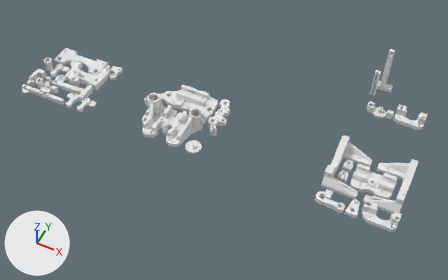
The Blender file blender/release/smartrap0.4.9_plates.blend: old version first, new version second.
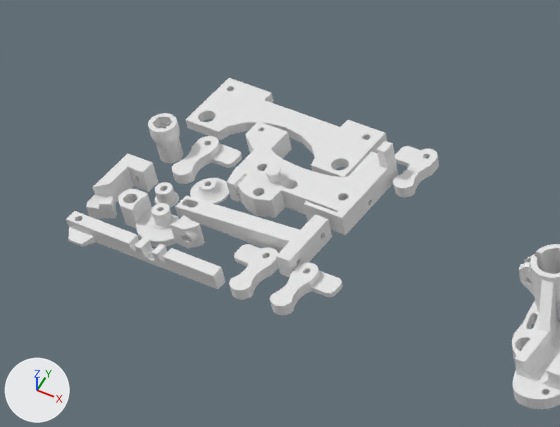
The first picture shows the older version from a camera (50 mm lens) standing at (419.0, -807.0, 662.0) and looking at (132.0, -233.0, -56.0). The close-ups show both versions on the part from 1% to 35% of the width and 10% to 51% of the height of that picture; other places that the commit changed are outside them. Every picture has the same lights, and +X, +Y and +Z are marked at lower left.

The scene before the commit, as lines of its bpy script (objects in view):
```python
ob_attach_bed_left = bpy.data.objects.new('Attach Bed Left', me_attach_bed_left)
ob_attach_bed_left.location = (-111.4, -281.9, -30.0)
ob_attach_bed_left.rotation_euler = (3.142, 0.0, 0.0)  # degrees (180, 0, 0)
ob_attach_bed_left_001 = bpy.data.objects.new('Attach Bed Left.001', me_attach_bed_left_001)
ob_attach_bed_left_001.location = (-84.8, -197.3, -30.0)
ob_attach_bed_left_001.rotation_euler = (3.142, 0.0, 0.0)  # degrees (180, 0, 0)
ob_attach_bed_left_002 = bpy.data.objects.new('Attach Bed Left.002', me_attach_bed_left_002)
ob_attach_bed_left_002.location = (-85.3, -281.9, -30.0)
ob_attach_bed_left_002.rotation_euler = (3.142, 0.0, 0.0)  # degrees (180, 0, 0)
ob_attach_bed_left_003 = bpy.data.objects.new('Attach Bed Left.003', me_attach_bed_left_003)
ob_attach_bed_left_003.location = (-172.6, -234.1, -30.0)
ob_attach_bed_left_003.rotation_euler = (3.142, 0.0, 0.0)  # degrees (180, 0, 0)
ob_bowden_guide = bpy.data.objects.new('Bowden Guide', me_bowden_guide)
ob_bowden_guide.location = (-128.1, -232.7, 22.8)
ob_bowden_guide.rotation_euler = (1.571, 0.0, 0.0)  # degrees (90, 0, 0)
ob_directdrive_idler_10mm = bpy.data.objects.new('Directdrive Idler 10Mm', me_directdrive_idler_10mm)
ob_directdrive_idler_10mm.location = (329.4, -9.9, -55.7)
ob_directdrive_idler_7mm = bpy.data.objects.new('Directdrive Idler 7Mm', me_directdrive_idler_7mm)
ob_directdrive_idler_7mm.location = (-166.5, -196.6, -55.7)
ob_endx_huxley_001 = bpy.data.objects.new('Endx Huxley.001', me_endx_huxley_001)
ob_endx_huxley_001.location = (-124.9, -233.8, -26.3)
ob_endx_huxley_001.rotation_euler = (1.571, 0.0, 0.0)  # degrees (90, 0, 0)
ob_huxley_attach_001 = bpy.data.objects.new('Huxley Attach.001', me_huxley_attach_001)
ob_huxley_attach_001.location = (-167.3, -297.0, -27.7)
ob_huxley_attach_001.rotation_euler = (1.571, 0.0, 0.0)  # degrees (90, 0, 0)
# also in view: 'Bottom' at (-151.0, -204.0, -30.0); 'Zcoupler New' at (-189.0, -239.0, -23.0); 'Support Glass Front 40' at (-128.0, -265.0, -27.0); 'Directdrive Hat' at (-159.0, -251.0, -30.0); 'Plate X' at (54.0, -266.0, -17.0)
```
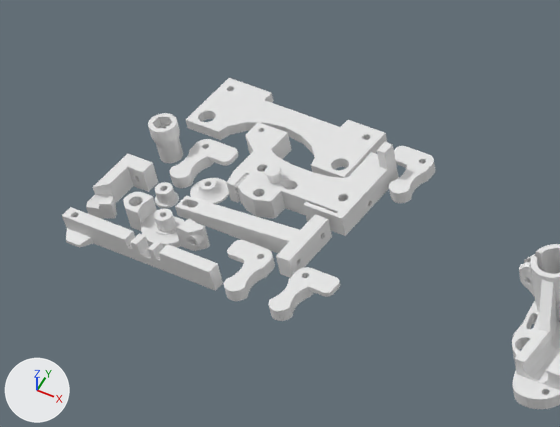
Location of each change, [x1, y1, x2, y2] in pixels of the close-ups (560 x 427 px):
'Endx Huxley.001', moved: before [227, 121, 398, 235]; after [226, 122, 399, 236]
'Huxley Attach.001', reshaped, moved (8% taller): before [66, 211, 225, 289]; after [62, 207, 223, 291]
'Directdrive Idler 7Mm', moved (not visible afterwards): before [118, 189, 205, 248]
'Directdrive Idler 10Mm', moved (not visible before): after [123, 192, 210, 251]
'Attach Bed Left.002', reshaped, moved, turned: before [270, 263, 343, 315]; after [269, 267, 340, 321]
'Attach Bed Left', reshaped, moved, turned: before [229, 244, 279, 299]; after [224, 240, 275, 301]
'Attach Bed Left.003', reshaped, moved, turned: before [172, 136, 242, 184]; after [170, 139, 238, 188]
'Attach Bed Left.001', reshaped, moved, turned: before [393, 146, 439, 197]; after [389, 146, 435, 203]

Edits to the bpy script that builds the scene:
```text
Change me_huxley_attach_001:
    used by ob_huxley_attach_001; location = (-167.3, -297.0, -27.7); rotation_euler = (1.571, 0.0, 0.0), in degrees (90, 0, 0)
    remove me_huxley_attach_001.from_pydata(...)  # 424 vertices, 847 faces; spans x -30.1..48.2, y -4.9..3.9, z -3.1..6.9
    add me_huxley_attach_001.from_pydata(...)  # 392 vertices, 784 faces; spans x -28.7..49.5, y -6.6..5.1, z -3.1..6.9
    me_huxley_attach_001 part 3: 424 vertices removed from x -30.1..48.2, y -4.9..3.9, z -3.1..6.9; 392 vertices added at x -28.7..49.5, y -6.6..5.1, z -3.1..6.9
Change me_attach_bed_left_003:
    used by ob_attach_bed_left_003; location = (-172.6, -234.1, -30.0); rotation_euler = (3.142, 0.0, 0.0), in degrees (180, 0, 0)
    remove me_attach_bed_left_003.from_pydata(...)  # 262 vertices, 524 faces; spans x -7.6..12.9, y -9.9..18.1, z -2.9..2.6
    add me_attach_bed_left_003.from_pydata(...)  # 262 vertices, 524 faces; spans x -12.9..7.6, y -9.9..18.1, z -3.2..2.7
    me_attach_bed_left_003 part 2: 262 of 262 vertices moved; they spanned x -7.6..12.9, y -9.9..18.1, z -2.9..2.6 and now span x -12.9..7.6, y -9.9..18.1, z -3.2..2.7; mean shift (0.0, 0.0, 0.0); largest move (12.9, -2.9, 0.2) -> (-12.9, -2.9, 0.4)
Change me_attach_bed_left_002:
    used by ob_attach_bed_left_002; location = (-85.3, -281.9, -30.0); rotation_euler = (3.142, 0.0, 0.0), in degrees (180, 0, 0)
    remove me_attach_bed_left_002.from_pydata(...)  # 262 vertices, 524 faces; spans x -7.6..12.9, y -9.9..18.1, z -2.9..2.6
    add me_attach_bed_left_002.from_pydata(...)  # 262 vertices, 524 faces; spans x -12.9..7.6, y -9.9..18.1, z -3.2..2.7
    me_attach_bed_left_002 part 4: 262 of 262 vertices moved; they spanned x -7.6..12.9, y -9.9..18.1, z -2.9..2.6 and now span x -12.9..7.6, y -9.9..18.1, z -3.2..2.7; mean shift (0.0, 0.0, 0.0); largest move (12.9, -2.9, 0.2) -> (-12.9, -2.9, 0.4)
Change me_attach_bed_left_001:
    used by ob_attach_bed_left_001; location = (-84.8, -197.3, -30.0); rotation_euler = (3.142, 0.0, 0.0), in degrees (180, 0, 0)
    remove me_attach_bed_left_001.from_pydata(...)  # 262 vertices, 524 faces; spans x -12.9..7.6, y -9.9..18.1, z -2.9..2.6
    add me_attach_bed_left_001.from_pydata(...)  # 262 vertices, 524 faces; spans x -7.6..12.9, y -9.9..18.1, z -3.2..2.7
    me_attach_bed_left_001 part 1: 262 of 262 vertices moved; they spanned x -12.9..7.6, y -9.9..18.1, z -2.9..2.6 and now span x -7.6..12.9, y -9.9..18.1, z -3.2..2.7; mean shift (0.0, 0.0, 0.0); largest move (-12.9, -2.9, 2.6) -> (12.9, -2.9, 2.7)
Change me_attach_bed_left:
    used by ob_attach_bed_left; location = (-111.4, -281.9, -30.0); rotation_euler = (3.142, 0.0, 0.0), in degrees (180, 0, 0)
    remove me_attach_bed_left.from_pydata(...)  # 262 vertices, 524 faces; spans x -12.9..7.6, y -9.9..18.1, z -2.9..2.6
    add me_attach_bed_left.from_pydata(...)  # 262 vertices, 524 faces; spans x -7.6..12.9, y -9.9..18.1, z -3.2..2.7
    me_attach_bed_left part 5: 262 of 262 vertices moved; they spanned x -12.9..7.6, y -9.9..18.1, z -2.9..2.6 and now span x -7.6..12.9, y -9.9..18.1, z -3.2..2.7; mean shift (0.0, 0.0, 0.0); largest move (-12.9, -2.9, 2.6) -> (12.9, -2.9, 2.7)
Change ob_huxley_attach_001:
    ob_huxley_attach_001.location: (-167.3, -297.0, -27.7) -> (-169.2, -298.0, -26.0)
Change ob_endx_huxley_001:
    ob_endx_huxley_001.location: (-124.9, -233.8, -26.3) -> (-124.7, -234.3, -26.3)
Change ob_attach_bed_left_003:
    ob_attach_bed_left_003.location: (-172.6, -234.1, -30.0) -> (-171.8, -236.6, -29.4)
    ob_attach_bed_left_003.rotation_euler: (3.142, 0.0, 0.0) -> (0.0, 0.0, 3.142)  # degrees (180, 0, 0) -> degrees (0, 0, 180)
Change ob_attach_bed_left_002:
    ob_attach_bed_left_002.location: (-85.3, -281.9, -30.0) -> (-83.8, -284.9, -29.4)
    ob_attach_bed_left_002.rotation_euler: (3.142, 0.0, 0.0) -> (0.0, 0.0, 3.142)  # degrees (180, 0, 0) -> degrees (0, 0, 180)
Change ob_attach_bed_left_001:
    ob_attach_bed_left_001.location: (-84.8, -197.3, -30.0) -> (-84.2, -201.3, -29.4)
    ob_attach_bed_left_001.rotation_euler: (3.142, 0.0, 0.0) -> (0.0, 0.0, 3.142)  # degrees (180, 0, 0) -> degrees (0, 0, 180)
Change ob_attach_bed_left:
    ob_attach_bed_left.location: (-111.4, -281.9, -30.0) -> (-112.9, -283.8, -29.4)
    ob_attach_bed_left.rotation_euler: (3.142, 0.0, 0.0) -> (0.0, 0.0, 3.142)  # degrees (180, 0, 0) -> degrees (0, 0, 180)
Change ob_directdrive_idler_10mm:
    ob_directdrive_idler_10mm.location: (329.4, -9.9, -55.7) -> (-163.3, -197.0, -55.7)
Change ob_directdrive_idler_7mm:
    ob_directdrive_idler_7mm.location: (-166.5, -196.6, -55.7) -> (315.7, 6.9, -55.7)
```
